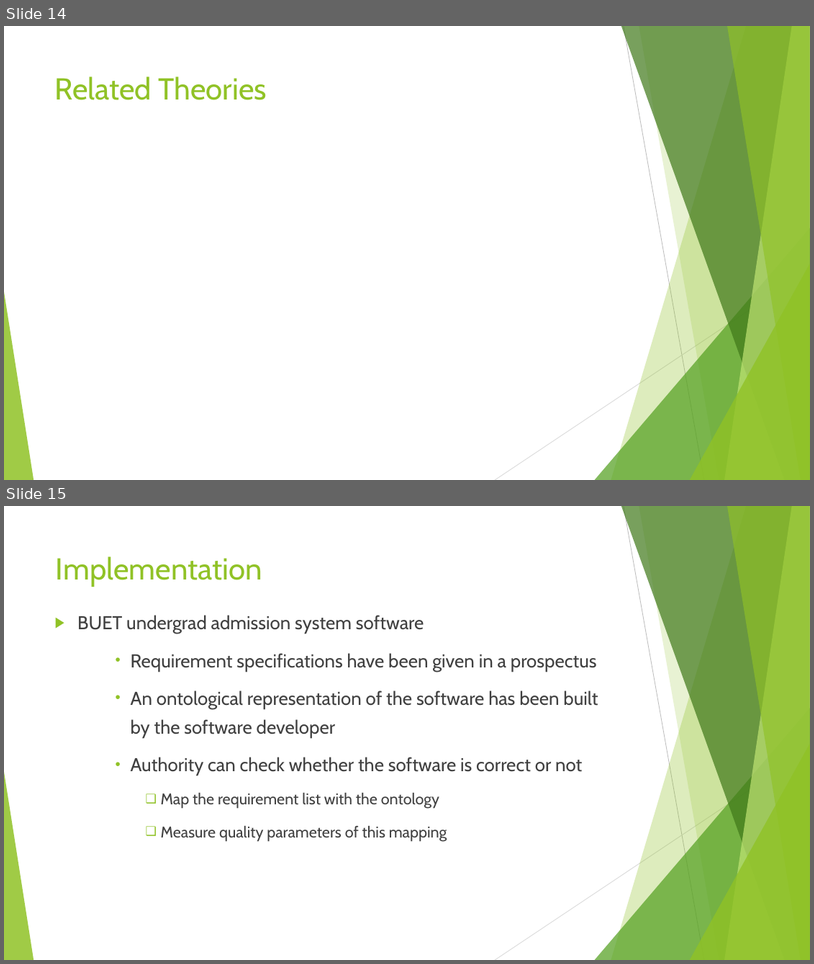
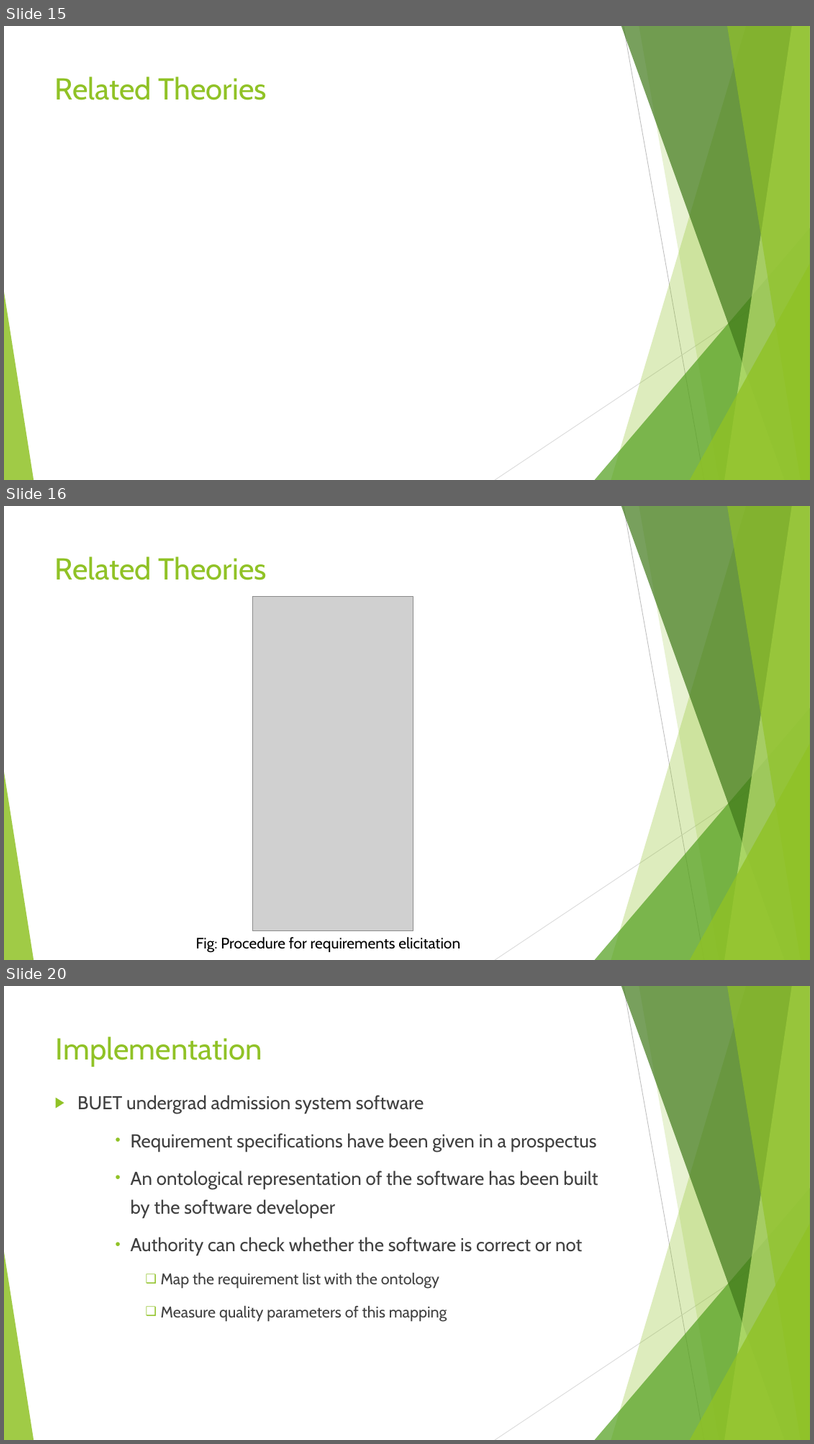
Before and after one commit to Waqar-107/CSE-400-Thesis, a slide deck: Thesis Slide.pptx. Shown one above the other, each under a label of ours: slides 14 and 15 before the commit, slides 15, 16 and 20 after it; the slides between them are not shown. The pictures are 814x964 and 814x1444 pixels, drawn with LibreOffice and Linux fonts; fonts in the diff are those of the drawing; grey boxes stand for pictures. Boxes give left, top, right and bottom in pixels: in the first picture for what was removed or moved away, otherwise in the second. Text is boxed around its words. In the diff, an @@ line names an element or a change of style, - is before the commit and + after.

```diff
--- a/Thesis Slide.pptx
+++ b/Thesis Slide.pptx
@@ slide 16 added at box(4, 506, 810, 960), background #FFFFFF; not listed: 10 template elements that a slide beside it also shows @@
@@ title added at box(55, 556, 267, 580), 36 pt, text #90C226 @@
+Related Theories
@@ picture added at box(253, 597, 414, 931) @@
@@ text added at box(196, 937, 460, 952), 18 pt, text #000000 @@
+Fig: Procedure for requirements elicitation
@@ what was slide 14 is now slide 15 @@
@@ what was slide 15 is now slide 20 @@
```
Also in this commit, not shown: 5 slides changed, 4 other slides added, 7 other files.
